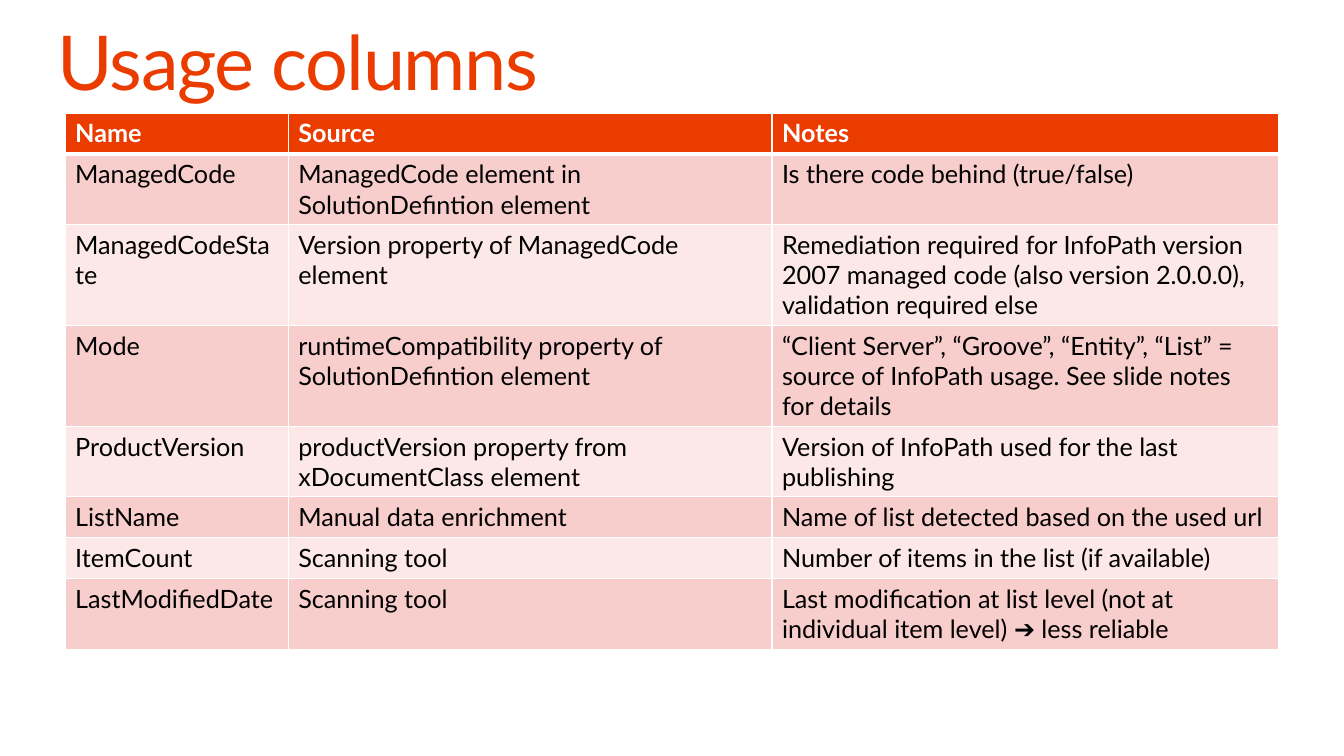
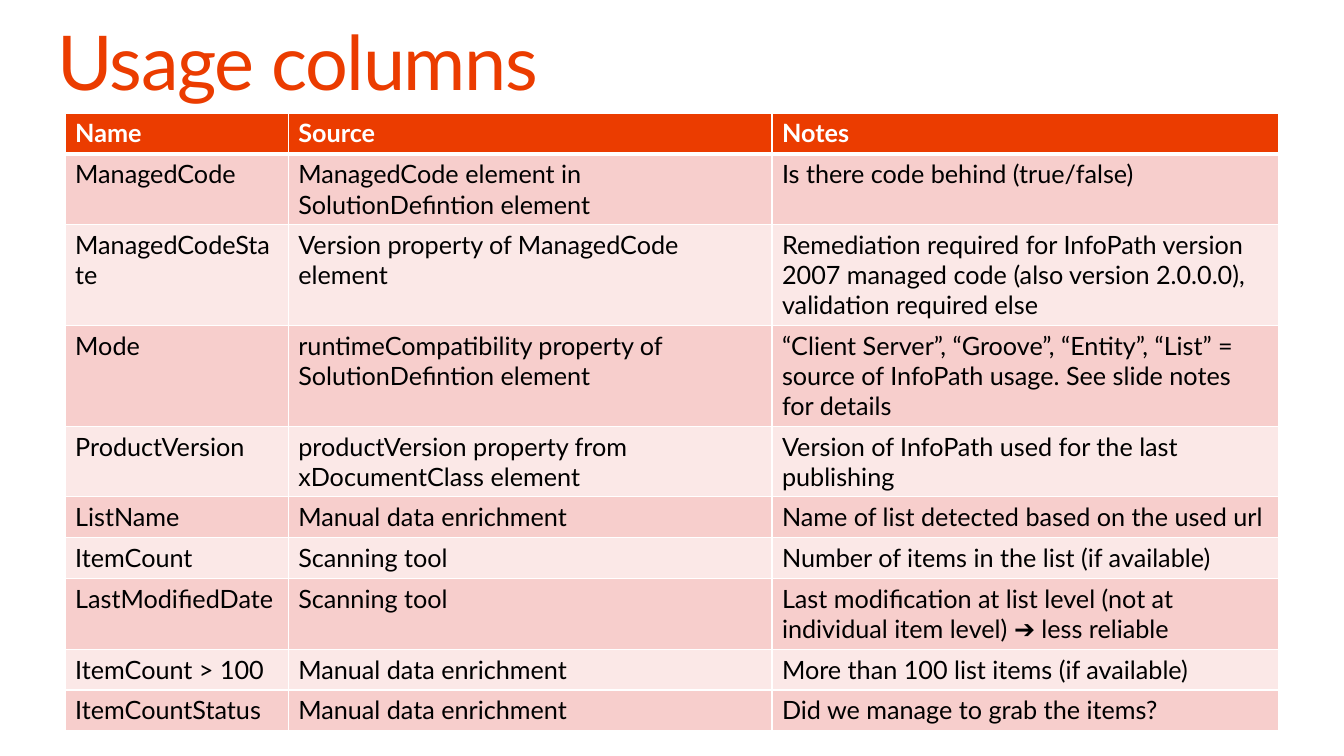
Before and after one commit to pnp/PnP-Transformation, a slide deck: slide 18 of InfoPath/Guidance/Decks/Office 365 JDP InfoPath - Self-service manual.pptx (slide 17 before the commit). Drawn at 1344x756 pixels with LibreOffice and Linux fonts; fonts in the diff are those of the drawing; background and template pictures are left out. Boxes give left, top, right and bottom in pixels: in the first picture for what was removed or moved away, otherwise in the second. Text is boxed around its words. In the diff, an @@ line names an element or a change of style, - is before the commit and + after.

Commit message:
Updated based on recent evolution(no SB anymore) and learning (no ASMX endpoint calling on site collection different than the one hosting the form)

```diff
--- a/InfoPath/Guidance/Decks/Office 365 JDP InfoPath - Self-service manual.pptx
+++ b/InfoPath/Guidance/Decks/Office 365 JDP InfoPath - Self-service manual.pptx
@@ table at [66,113,1278,731] @@
+row 9: ItemCount > 100 | Manual data enrichment | More than 100 list items (if available)
+row 10: ItemCountStatus | Manual data enrichment | Did we manage to grab the items?
```
Also in this commit, not shown: 22 other slides changed, 10 slides added.
